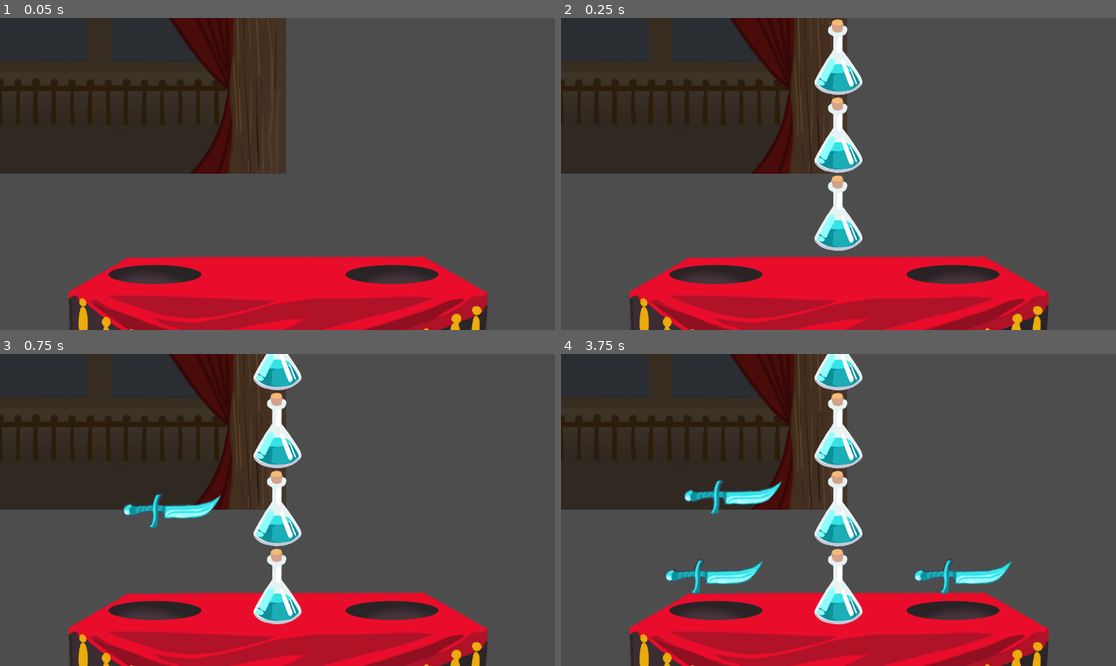
Above: before the commit, frames 1-4 (two rows, left to right).
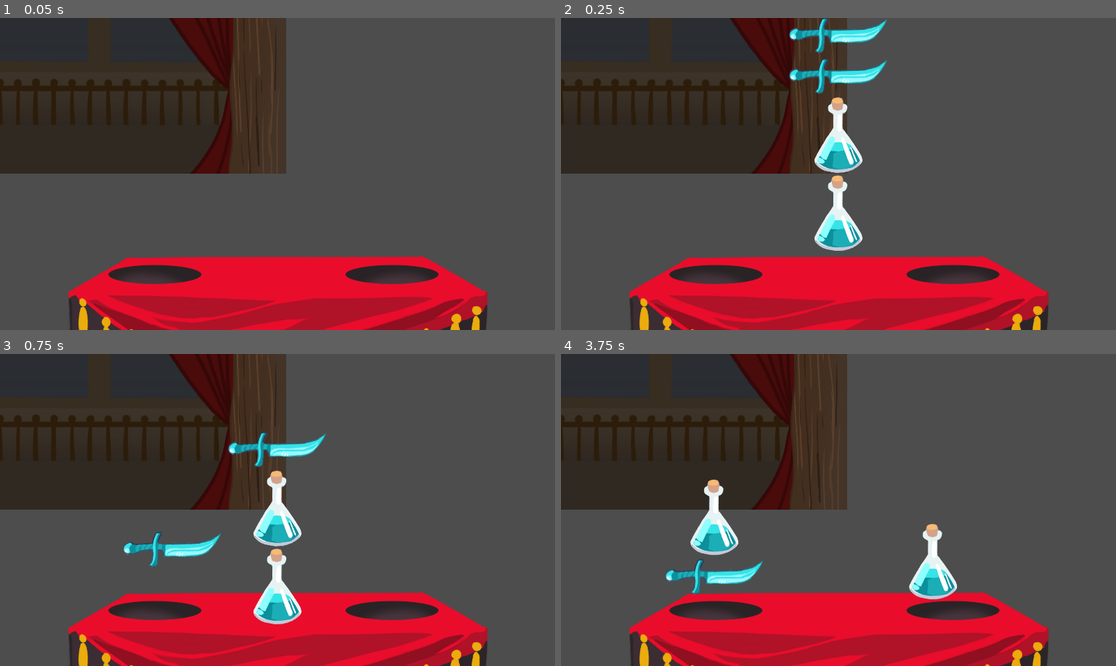
Above: after the commit, the same moments.

Repository: entityJY/wizard-sorting
Game: Godot game, scene res://levels/level_1/level_1.tscn
The game is run twice, just before and just after one commit, with the same random seed, the same clock (stepped at 60 frames per second) and the same inputs. The project has no main scene, so this scene is started directly.
Inputs:
- Up to frame 1 (0.05 s): no input
- Up to frame 2 (0.25 s): no input
- Up to frame 3 (0.75 s): hold Right (right) from 0.53 s (still down)
- Up to frame 4 (3.75 s): release Right (right) at 1.28 s; hold Down (down) 1.28-2.03 s; tap Enter at 2 s; hold Right (right) 2.03-3.53 s; tap Space at 3.5 s; hold Left (left) from 3.53 s (still down)

Frame 1 is identical in both runs. In frame 2, 2.0% of the frame differs, in the area x 41-59%, y 0-25%; in frame 3, 3.6%; in frame 4, 7.1%, in the area x 22-82%, y 0-87%.

Commit message:
Implemented timed_effects

Diff:
--- a/items/basic_item.gd
+++ b/items/basic_item.gd
@@ -18,17 +18,17 @@
 @export var sprite: Texture2D
 var attached_node: ItemScene = null
 
-func on_sort(user_effects: UserEffects):
+func on_sort():
 	for effect in effects:
-		effect.on_sort(user_effects)
+		effect.on_sort()
 
-func on_discard(user_effects: UserEffects):
+func on_discard():
 	for effect in effects:
-		effect.on_discard(user_effects)
+		effect.on_discard()
 
-func on_enter_active_sort(user_effects: UserEffects):
+func on_enter_active_sort():
 	for effect in effects:
-		effect.on_enter_active_sort(user_effects)
+		effect.on_enter_active_sort()
 
 
 func calculate_path_attached(target: Vector2) -> void:
--- a/levels/level.gd
+++ b/levels/level.gd
@@ -39,7 +39,7 @@
 
 	if left:
 		var item = unsorted_stack.pop_front()
-		item.on_sort(user_effects)
+		item.on_sort()
 		left_target.y -= item.sprite.get_height()/2
 		item.calculate_path_attached(left_target)
 		left_target.y -= item.sprite.get_height()/2
@@ -47,7 +47,7 @@
 
 	if right:
 		var item = unsorted_stack.pop_front()
-		item.on_sort(user_effects)
+		item.on_sort()
 		right_target.y -= item.sprite.get_height()/2
 		item.calculate_path_attached(right_target)
 		right_target.y -= item.sprite.get_height()/2
@@ -55,14 +55,14 @@
 
 	if down:
 		var item = unsorted_stack.pop_front()
-		item.on_discard(user_effects)
+		item.on_discard()
 		item.add_attached_target(Vector2(0, 600))
 		discard_stack.append(item)
 
 	if left or right or down:
 		user_effects.decrement_effects()
 		if not unsorted_stack.is_empty():
-			unsorted_stack.item_stack[0].on_enter_active_sort(user_effects)
+			unsorted_stack.item_stack[0].on_enter_active_sort()
 
 	if unsorted_stack.is_empty():
 		calculate_score()
@@ -151,20 +151,28 @@
 	var start_position: Vector2 = $ItemStack.global_position
 	var prev_height: int = 0
 	unsorted_stack.item_stack.reverse()
+
 	for item in unsorted_stack.item_stack:
 		@warning_ignore("integer_division")
 		start_position.y -= (item.sprite.get_height() + prev_height) / 2
 		var scene: ItemScene = ItemScene.new(item.sprite)
+		$InstantiatedItems.add_child(scene)
 		scene.global_position = start_position
 		scene.global_position.y -= 2000
 		scene.set_target_positions([start_position])
 		item.attached_node = scene
-		$InstantiatedItems.add_child(scene)
+		# create timers for TimedEffects
+		for effect in item.effects:
+			effect.set_user_effects_ref(user_effects)
+			if effect is TimedEffect:
+				effect.create_timer.connect(scene.start_effect_timer)
+
 		prev_height = item.sprite.get_height()
+
 	unsorted_stack.item_stack.reverse()
 
 	# activate on_active effect of first item
-	unsorted_stack.item_stack[0].on_enter_active_sort(user_effects)
+	unsorted_stack.item_stack[0].on_enter_active_sort()
 
 
 func _on_stack_timer_timeout():
--- a/levels/level_1/level_1.tscn
+++ b/levels/level_1/level_1.tscn
@@ -5,28 +5,28 @@
 [ext_resource type="Resource" uid="uid://dxgdjwptdx0cn" path="res://items/blue_knife.tres" id="3_j48du"]
 [ext_resource type="Script" uid="uid://5vfpq1c3oeq8" path="res://resources/effects/basic_effect.gd" id="4_la5aw"]
 [ext_resource type="Script" uid="uid://b3t2d1rtlp32f" path="res://resources/item_stack.gd" id="5_8jbay"]
-[ext_resource type="Resource" uid="uid://bgxys31xdw6vm" path="res://resources/effects/confusion_on_active.tres" id="5_hyp3v"]
+[ext_resource type="Resource" uid="uid://b18jmcb5bt05j" path="res://resources/effects/confusion_timed_on_active.tres" id="5_hyp3v"]
 [ext_resource type="Texture2D" uid="uid://cpl3twwukqr3v" path="res://assets/blue knife.png" id="5_qbdb0"]
 [ext_resource type="Texture2D" uid="uid://dxcmrshjxkgjk" path="res://assets/table front.png" id="6_mxc8w"]
 [ext_resource type="Texture2D" uid="uid://b5f7roo05aq48" path="res://assets/table base.png" id="7_j48du"]
 [ext_resource type="Texture2D" uid="uid://07t0yhbsmgo2" path="res://Backgrounds/background2.png" id="8_j48du"]
 [ext_resource type="Resource" uid="uid://b6wciwk4136me" path="res://items/blue_potion.tres" id="9_lwxes"]
 
-[sub_resource type="Resource" id="Resource_hyp3v"]
+[sub_resource type="Resource" id="Resource_qbdb0"]
 resource_local_to_scene = true
 script = ExtResource("2_45440")
 effects = Array[ExtResource("4_la5aw")]([ExtResource("5_hyp3v")])
 sprite = ExtResource("5_qbdb0")
 metadata/_custom_type_script = "uid://drjgkm8r1ypcg"
 
-[sub_resource type="Resource" id="Resource_j48du"]
+[sub_resource type="Resource" id="Resource_hyp3v"]
 script = ExtResource("5_8jbay")
-item_stack = Array[ExtResource("2_45440")]([SubResource("Resource_hyp3v"), ExtResource("3_j48du"), ExtResource("3_j48du"), ExtResource("3_j48du"), ExtResource("9_lwxes"), ExtResource("9_lwxes"), ExtResource("9_lwxes"), ExtResource("9_lwxes")])
+item_stack = Array[ExtResource("2_45440")]([SubResource("Resource_qbdb0"), ExtResource("3_j48du"), ExtResource("9_lwxes"), ExtResource("9_lwxes")])
 metadata/_custom_type_script = "uid://b3t2d1rtlp32f"
 
 [node name="Level1" type="Node2D" node_paths=PackedStringArray("stack_timer")]
 script = ExtResource("1_k1ttk")
-stacks = Array[ExtResource("5_8jbay")]([SubResource("Resource_j48du")])
+stacks = Array[ExtResource("5_8jbay")]([SubResource("Resource_hyp3v")])
 stack_timer = NodePath("StackTimer")
 
 [node name="StackTimer" type="Timer" parent="."]
--- a/resources/effects/basic_effect.gd
+++ b/resources/effects/basic_effect.gd
@@ -8,18 +8,26 @@
 	ACTIVE,
 }
 @export var target: effect_target
+var user_effects: UserEffects = null
 
-func on_discard(user_effects: UserEffects):
+
+func set_user_effects_ref(p_user_effects: UserEffects):
+	user_effects = p_user_effects
+
+func on_discard():
+	assert(user_effects != null, "user_effects ref wasn't set!")
 	if target == effect_target.DISCARD:
-		effect(user_effects)
+		effect()
 
-func on_sort(user_effects: UserEffects):
+func on_sort():
+	assert(user_effects != null, "user_effects ref wasn't set!")
 	if target == effect_target.SORT:
-		effect(user_effects)
+		effect()
 
-func on_enter_active_sort(user_effects: UserEffects):
+func on_enter_active_sort():
+	assert(user_effects != null, "user_effects ref wasn't set!")
 	if target == effect_target.ACTIVE:
-		effect(user_effects)
+		effect()
 
-func effect(_user_effects: UserEffects):
+func effect():
 	pass
--- a/resources/effects/confusion.gd
+++ b/resources/effects/confusion.gd
@@ -3,5 +3,5 @@
 
 @export var duration: int
 
-func effect(user_effects: UserEffects):
+func effect():
 	user_effects.confusion = duration
--- /dev/null
+++ b/resources/effects/confusion_timed.gd
@@ -0,0 +1,8 @@
+extends TimedEffect
+class_name ConfusionTimed
+
+func timer_start():
+    user_effects.confusion = 1000
+
+func timer_end():
+    user_effects.confusion = 0
--- /dev/null
+++ b/resources/effects/confusion_timed_on_active.tres
@@ -0,0 +1,8 @@
+[gd_resource type="Resource" script_class="ConfusionTimed" load_steps=2 format=3 uid="uid://b18jmcb5bt05j"]
+
+[ext_resource type="Script" uid="uid://tud5x2saps16" path="res://resources/effects/confusion_timed.gd" id="1_mmoqw"]
+
+[resource]
+script = ExtResource("1_mmoqw")
+duration = 20.0
+target = 2
--- /dev/null
+++ b/resources/effects/timed_effect.gd
@@ -0,0 +1,17 @@
+extends Effect
+class_name TimedEffect
+
+
+signal create_timer(duration: float, effect: TimedEffect)
+@export var duration: float
+
+
+func effect():
+    create_timer.emit(duration, self)
+    timer_start()
+
+func timer_start():
+    pass
+
+func timer_end():
+    pass
--- a/scenes/item_scene.gd
+++ b/scenes/item_scene.gd
@@ -29,3 +29,7 @@
 
 func set_target_positions(targets: Array[Vector2]) -> void:
 	target_positions = targets
+
+func start_effect_timer(duration: float, effect: TimedEffect):
+	var timer = get_tree().create_timer(duration)
+	timer.timeout.connect(effect.timer_end)
Not shown, added: resources/effects/confusion_timed.gd.uid
Not shown, added: resources/effects/timed_effect.gd.uid
